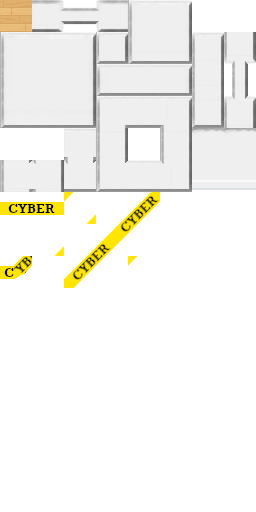
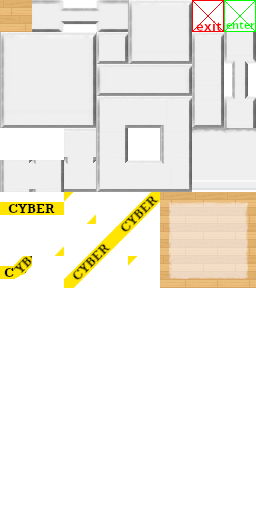
Layered file, before and after one edit (256×512). Changes by layer:
painted on "Pasted Layer #1" over [160, 0, 256, 288]
